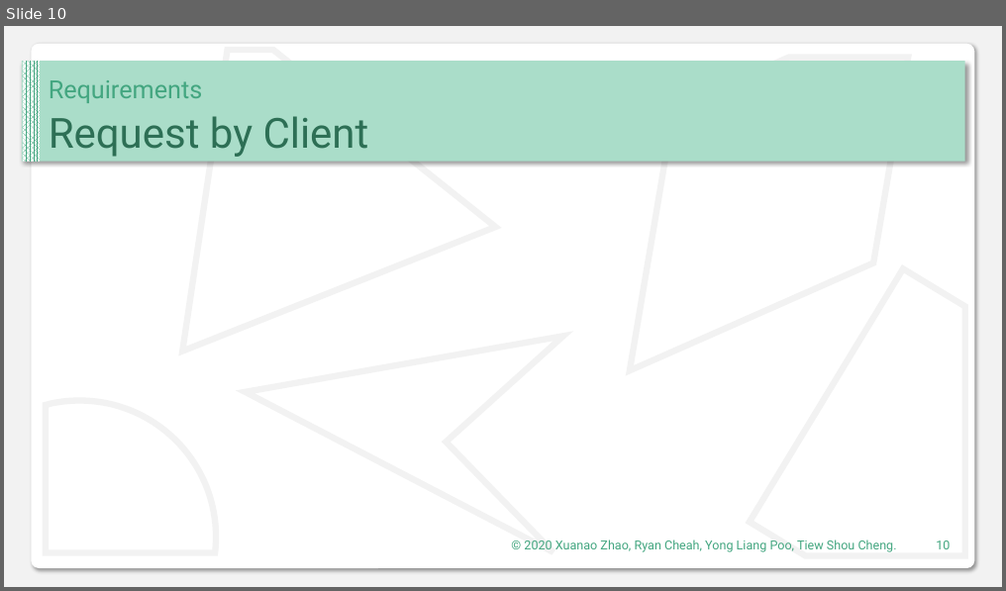
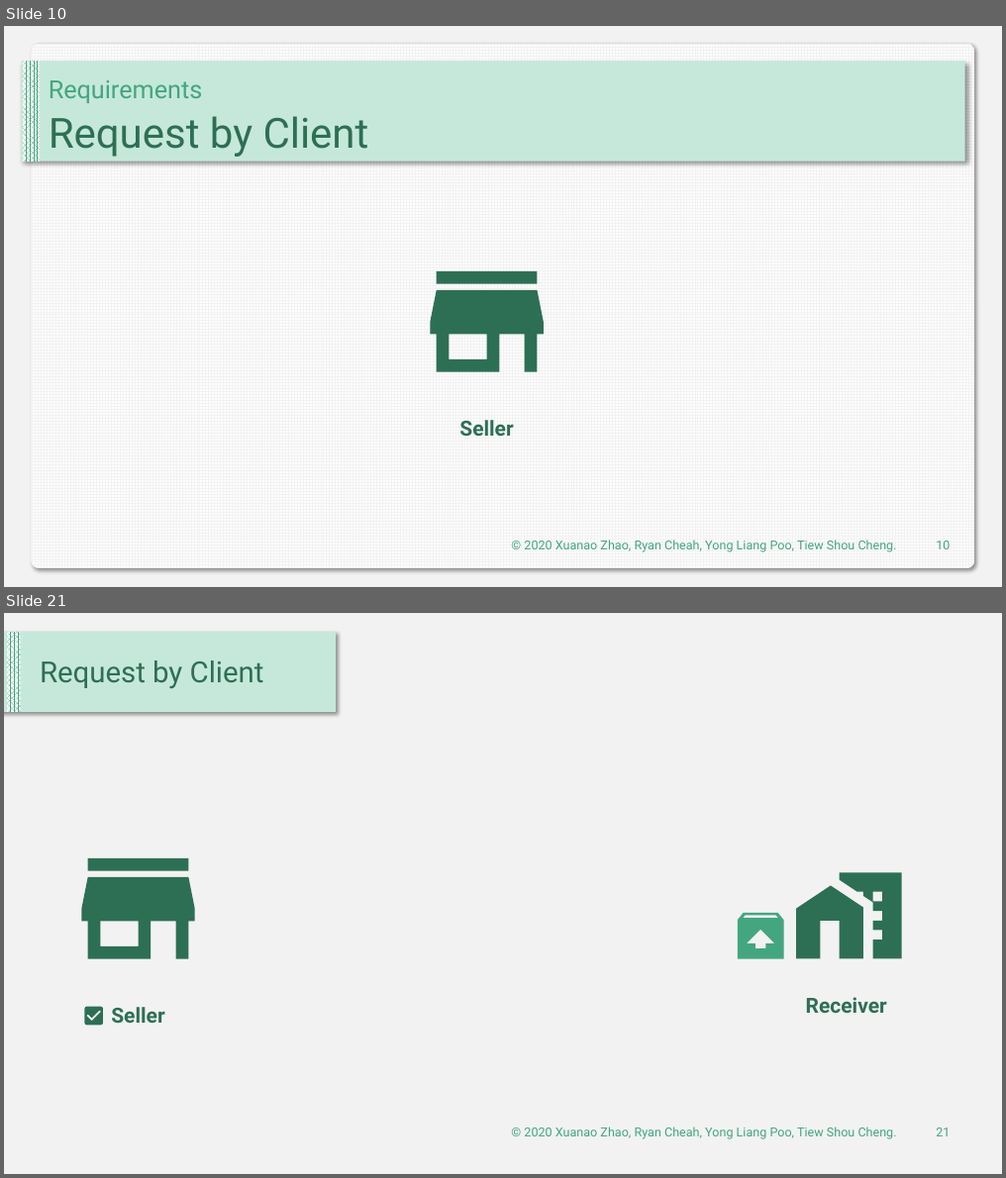
Before and after one commit to DIT202003G1/SAD-Assignment, a slide deck: Presentaion.pptx. Shown one above the other, each under a label of ours: slide 10 before the commit, slides 10 and 21 after it; the slides between them are not shown. The pictures are 1006x591 and 1006x1178 pixels, drawn with LibreOffice and Linux fonts; fonts in the diff are those of the drawing. Boxes give left, top, right and bottom in pixels: in the first picture for what was removed or moved away, otherwise in the second. Text is boxed around its words. In the diff, an @@ line names an element or a change of style, - is before the commit and + after.

Commit message:
add request by client

```diff
--- a/Presentaion.pptx
+++ b/Presentaion.pptx
@@ slide 21 added at (4, 613, 1002, 1174), background #F2F2F2 @@
@@ rectangle added at (4, 632, 336, 712), fill #C6E8DB @@
@@ rectangle added at (7, 632, 21, 712), fill pattern #43A680 on #FFFFFF @@
@@ text added at (40, 661, 264, 688), 28 pt, text #2D6F55 @@
+Request by Client
@@ freeform shape added at (82, 859, 195, 959), fill #2D6F55 @@
@@ freeform shape added at (840, 872, 902, 959), fill #2D6F55 @@
@@ freeform shape added at (796, 885, 863, 959), fill #2D6F55 @@
@@ freeform shape added at (738, 913, 784, 959), fill #43A680 @@
@@ text added at (806, 997, 887, 1013), 20 pt, text #2D6F55, bold @@
+Receiver
@@ freeform shape added at (85, 1007, 104, 1026), fill #2D6F55 @@
@@ text added at (111, 1007, 164, 1023), 20 pt, text #2D6F55, bold @@
+Seller
@@ text added at (524, 1127, 897, 1140), 12 pt, text #43A680 @@
+© 2020 Xuanao Zhao, Ryan Cheah, Yong Liang Poo, Tiew Shou Cheng.
@@ page number added at (936, 1128, 949, 1137), 12 pt, text #43A680 @@
+21
@@ slide 10 changed as well @@
@@ rounded rectangle at (31, 43, 975, 568): fill #FFFFFF to pattern #F2F2F2 on #FFFFFF @@
@@ freeform shape removed at (182, 50, 495, 352) @@
@@ rectangle at (22, 62, 966, 162): fill #AADDC9 to #C6E8DB @@
@@ freeform shape removed at (630, 58, 908, 372) @@
@@ freeform shape added at (430, 272, 543, 372), fill #2D6F55 @@
@@ freeform shape removed at (245, 336, 563, 553) @@
@@ text added at (459, 420, 513, 436), 20 pt, text #2D6F55, bold @@
+Seller
```
Also in this commit, not shown: 9 other slides changed, 12 other slides added.
